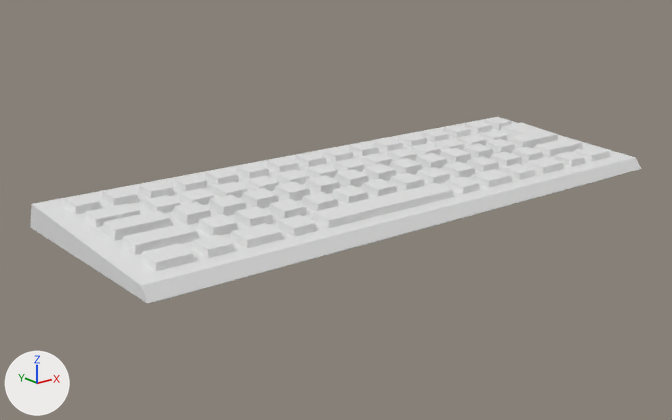
Before and after pictures for a commit that changed the FBX model BeanRiceHeaven/Assets/Resources/Object/PC/Keyboard0.FBX.
Before and after are seen from a camera (50 mm lens) standing at (0.782, -0.398, 0.221) and looking at (1.246, 0.182, -0.011). Every picture has the same lights, and +X, +Y and +Z are marked at lower left. Where no turn or scale is listed for an object, it has been applied to the vertices.
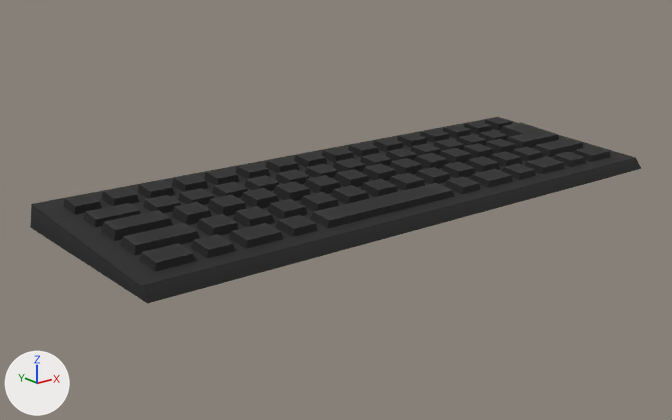
The newer file is also turned or shifted as a whole; pictures and numbers use the older file's frame.

Boxes (x1, y1, x2, y2) around the edits, measured in the pictures (672 x 420 px):
'Box009', recoloured (white to black): (30, 117, 641, 303) in both

Edits to the bpy script that builds the scene:
```text
Add img_keyboard01_png:
    img_keyboard01_png = load_image('Keyboard01.png', 'Keyboard01.png', 1024, 1024, 'sRGB')
Add mat_24___default:
    mat_24___default = principled_material('24 - Default')
    mat_24___default.texture = img_keyboard01_png
    mat_24___default.roughness = 0.859
Change me_mesh:
    where me_mesh.from_pydata(...)  # 568 vertices, 357 faces; spans x -0.253..0.254, y -0.108..0.077, z -0.01..0.026
    add me_mesh.materials.append(mat_24___default)  # picture img_keyboard01_png
```
